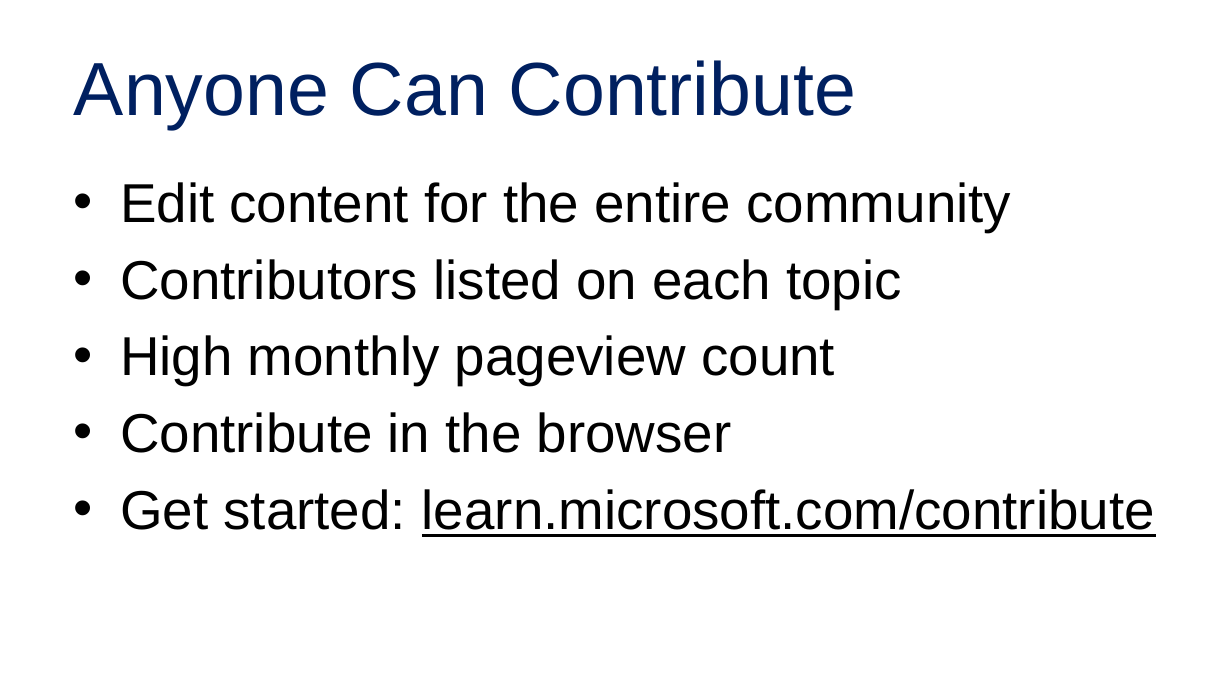
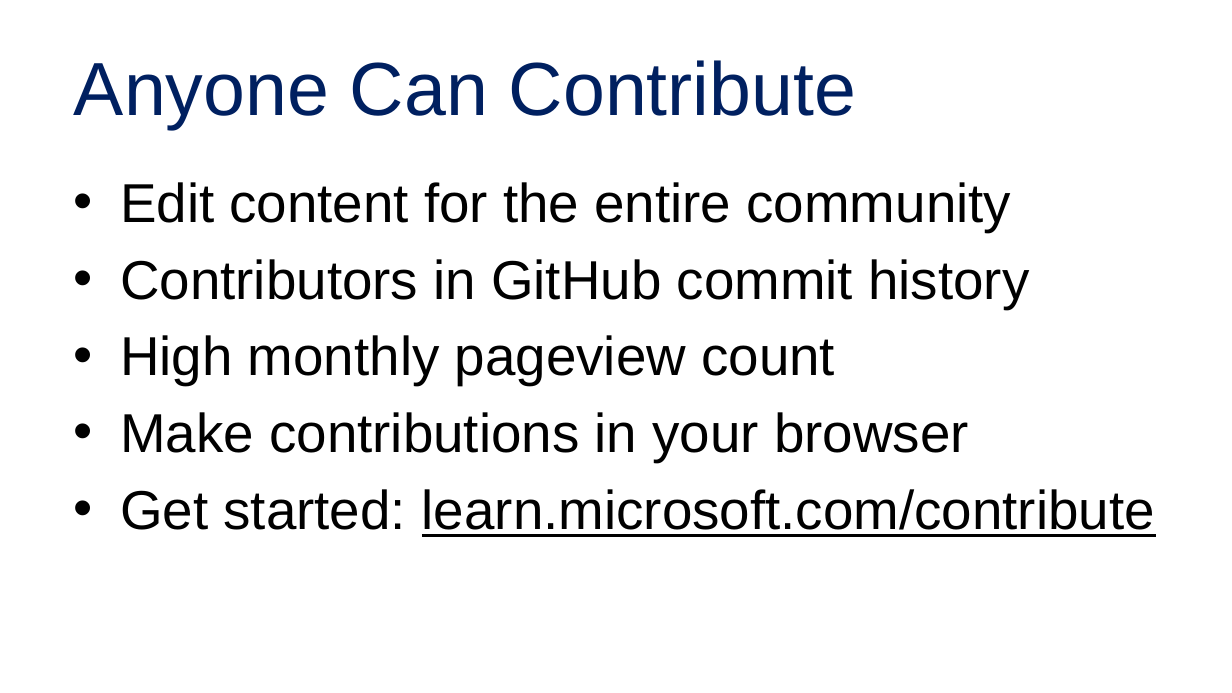
Before and after one commit to alvinashcraft/speaking, a slide deck: slide 10 of 2025/1116_VSLiveOrlando/Contributing to Learn/VSLive Orlando 25 - Become a MS Learn Contributor_AlvinAshcraft.pptx. Drawn at 1232x693 pixels with LibreOffice and Linux fonts; fonts in the diff are those of the drawing; background and template pictures are left out. Boxes give left, top, right and bottom in pixels: in the first picture for what was removed or moved away, otherwise in the second. Text is boxed around its words. In the diff, an @@ line names an element or a change of style, - is before the commit and + after.

```diff
--- a/2025/1116_VSLiveOrlando/Contributing to Learn/VSLive Orlando 25 - Become a MS Learn Contributor_AlvinAshcraft.pptx
+++ b/2025/1116_VSLiveOrlando/Contributing to Learn/VSLive Orlando 25 - Become a MS Learn Contributor_AlvinAshcraft.pptx
@@ text at (120, 259, 1029, 309): text changed @@
-• Contributors listed on each topic
+• Contributors in GitHub commit history
@@ text at (120, 412, 969, 462): text changed @@
-• Contribute in the browser
+• Make contributions in your browser
```
Also in this commit, not shown: 14 other slides changed.
